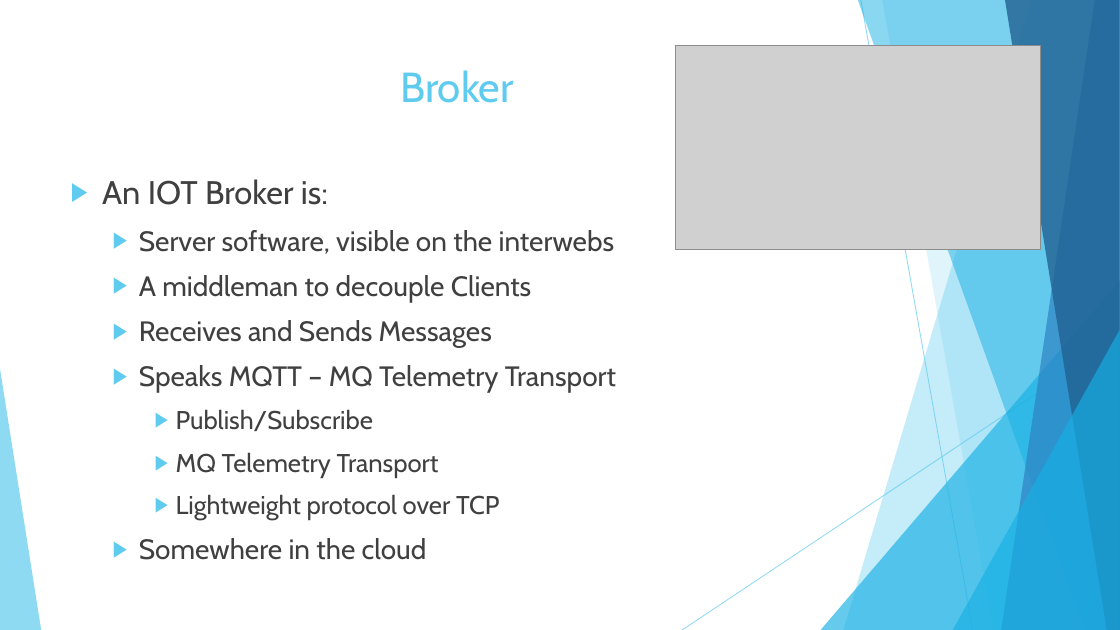
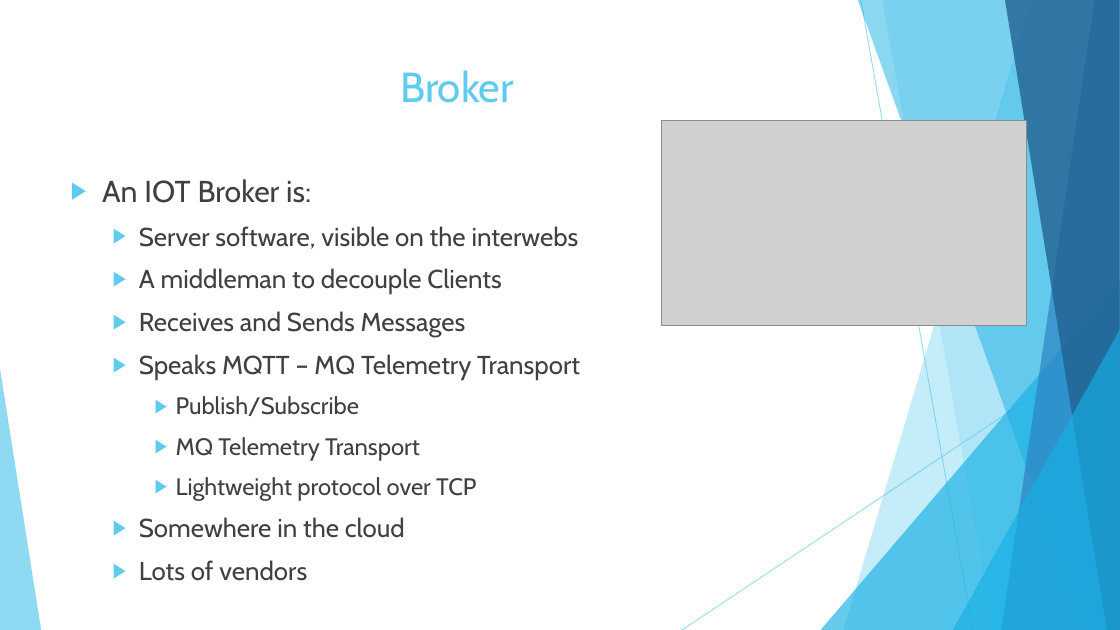
Before and after one commit to dmh2000/iot, a slide deck: slide 3 of IOT.pptx. Drawn at 1120x630 pixels with LibreOffice and Linux fonts; fonts in the diff are those of the drawing; grey boxes stand for pictures. Boxes give left, top, right and bottom in pixels: in the first picture for what was removed or moved away, otherwise in the second. Text is boxed around its words. In the diff, an @@ line names an element or a change of style, - is before the commit and + after.

Commit message:
exported ppt to pdf

```diff
--- a/IOT.pptx
+++ b/IOT.pptx
@@ picture: place and size @@
-picture at bbox=[676, 45, 1041, 250]
+picture at bbox=[662, 121, 1028, 325]
@@ text at bbox=[102, 179, 580, 538]: paragraph added @@
+  ▶ Lots of vendors
@@ text at bbox=[102, 179, 580, 538]: size 28 to 25.9 pt in "An IOT Broker is:"; size 24 to 22.2 pt in "Server software, visible on the interwebs", "A middleman to decouple Clients", "Receives and Sends Messages", "Speaks MQTT – MQ Telemetry Transport" and 1 more places; size 22 to 20.4 pt in "Publish/Subscribe", "MQ Telemetry Transport", "Lightweight protocol over TCP" @@
```
Also in this commit, not shown: 1 other file.
